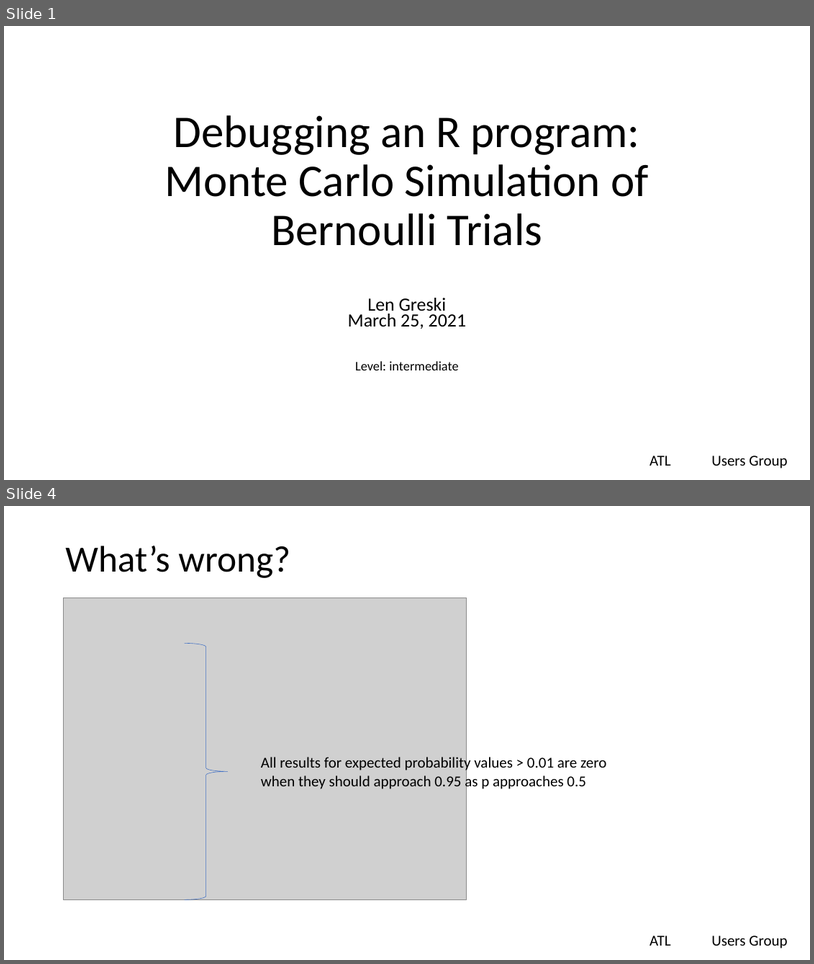
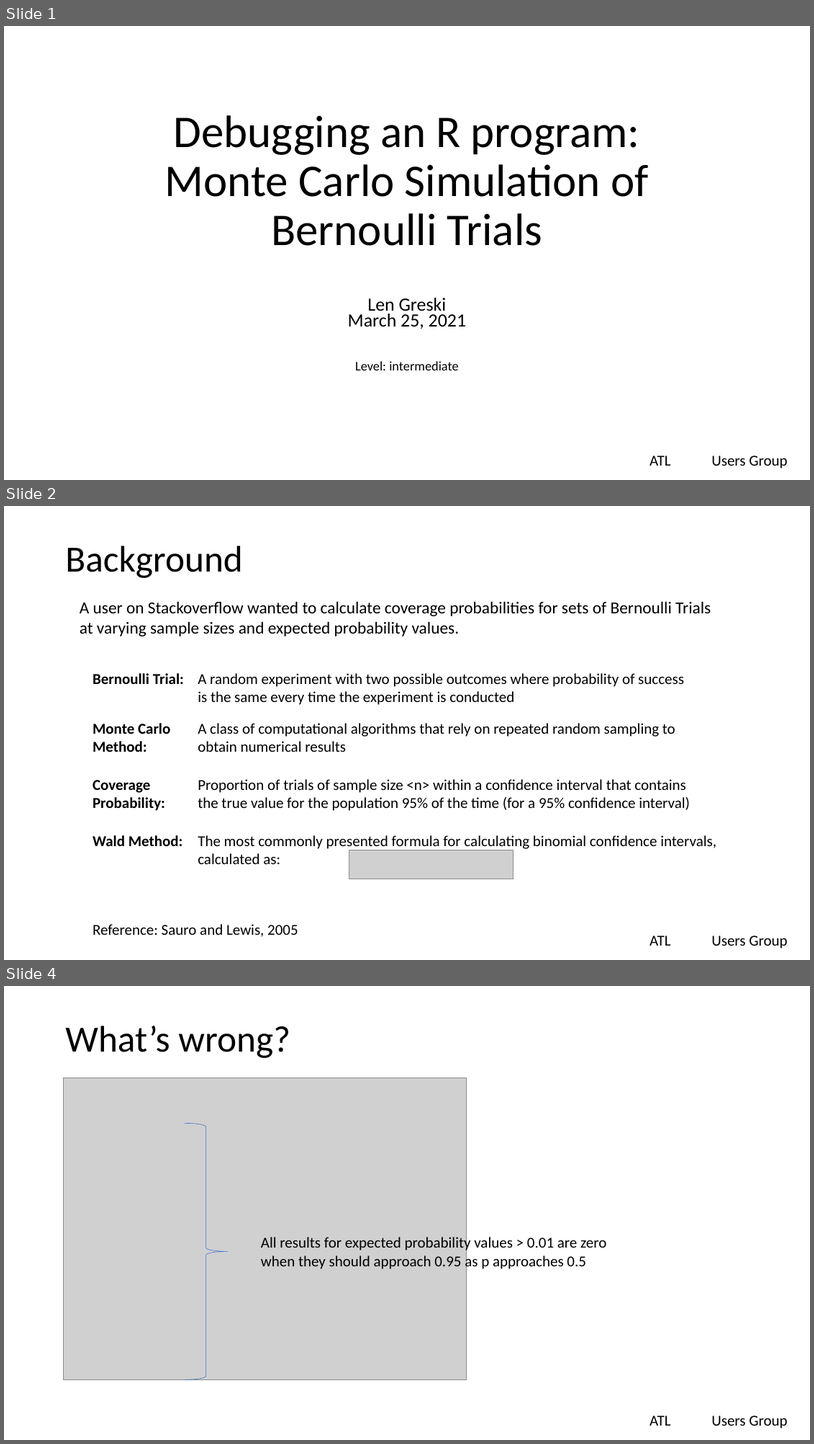
Before and after one commit to lgreski/communications, a slide deck: presentations/debuggingBernoulliTrials.pptx. Shown one above the other, each under a label of ours: slides 1 and 4 before the commit, slides 1, 2 and 4 after it; the slides between them are not shown. The pictures are 814x964 and 814x1444 pixels, drawn with LibreOffice and Linux fonts; fonts in the diff are those of the drawing; grey boxes stand for pictures; background and template pictures are left out. Boxes give left, top, right and bottom in pixels: in the first picture for what was removed or moved away, otherwise in the second. Text is boxed around its words. In the diff, an @@ line names an element or a change of style, - is before the commit and + after.

Commit message:
final version of presentation, minor edits to code. Add graphics by sample size for regular and adjusted Wald confidence intervals

```diff
--- a/presentations/debuggingBernoulliTrials.pptx
+++ b/presentations/debuggingBernoulliTrials.pptx
@@ slide 2 added at (4,506,810,960), background #FFFFFF; not listed: 2 template elements that a slide beside it also shows @@
@@ title added at (65,546,243,578), 44 pt, text #000000 @@
+Background
@@ text added at (80,601,711,636), 20 pt, text #000000 @@
+A user on Stackoverflow wanted to calculate coverage probabilities for sets of Bernoulli Trials
+at varying sample sizes and expected probability values.
@@ text added at (93,673,184,684), 18 pt, text #000000, bold @@
+Bernoulli Trial:
@@ text added at (198,673,684,705), 18 pt, text #000000 @@
+A random experiment with two possible outcomes where probability of success
+is the same every time the experiment is conducted
@@ text added at (93,723,170,752), 18 pt, text #000000, bold @@
+Monte Carlo
+Method:
@@ text added at (198,723,676,752), 18 pt, text #000000 @@
+A class of computational algorithms that rely on repeated random sampling to
+obtain numerical results
@@ text added at (93,780,165,811), 18 pt, text #000000, bold @@
+Coverage
+Probability:
@@ text added at (198,779,690,811), 18 pt, text #000000 @@
+Proportion of trials of sample size <n> within a confidence interval that contains
+the true value for the population 95% of the time (for a 95% confidence interval)
@@ text added at (93,835,183,846), 18 pt, text #000000, bold @@
+Wald Method:
@@ text added at (198,835,717,864), 18 pt, text #000000 @@
+The most commonly presented formula for calculating binomial confidence intervals, calculated as:
@@ picture added at (350,849,514,879) @@
@@ text added at (93,924,298,937), 18 pt, text #000000 @@
+Reference: Sauro and Lewis, 2005
```
Also in this commit, not shown: 9 slides changed, 5 other slides added, 1 slide removed, 2 other files.
